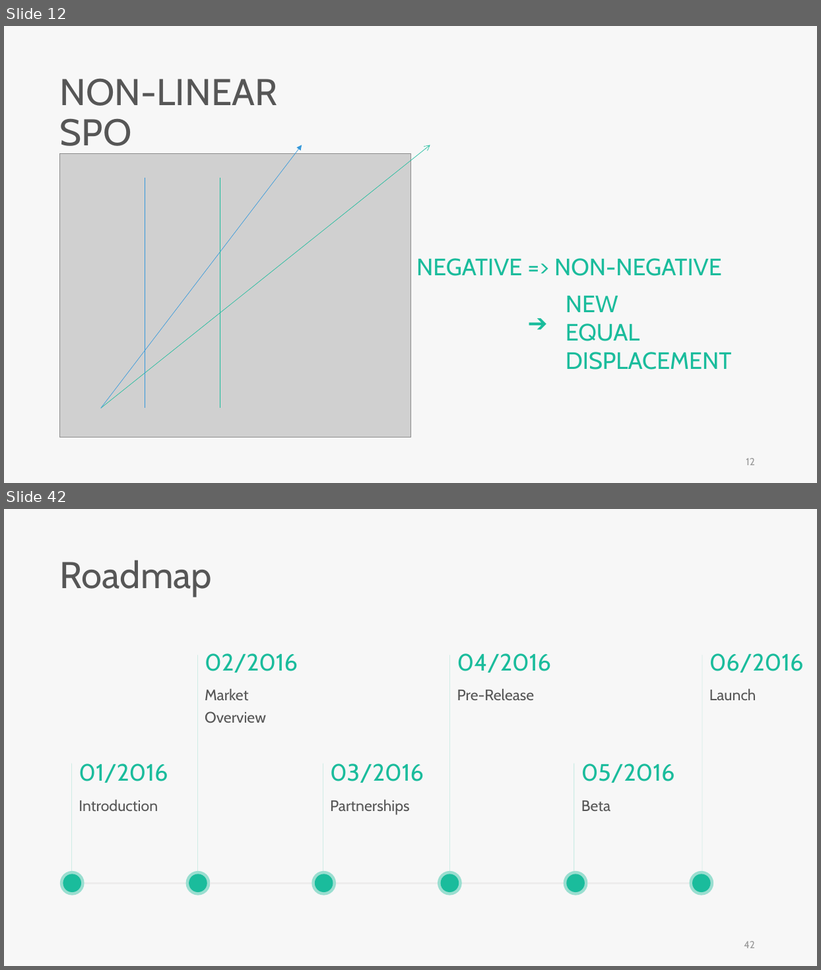
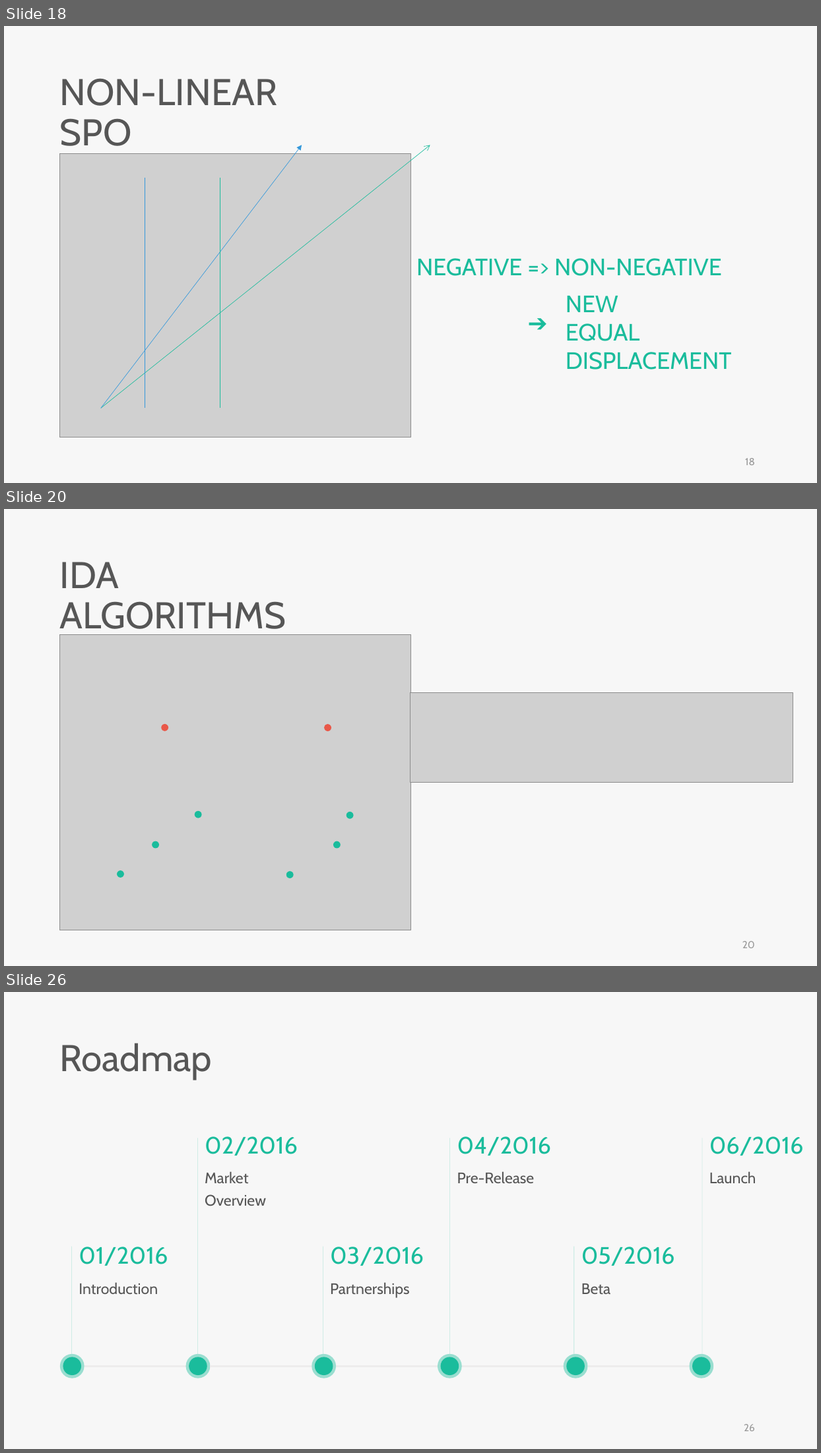
Before and after one commit to skyran1278/VbaProject, a slide deck: 20180126_SmartSplice/20180901_Meeting/Incremental dynamic analysis.pptx. Shown one above the other, each under a label of ours: slides 12 and 42 before the commit, slides 18, 20 and 26 after it; the slides between them are not shown. The pictures are 821x970 and 821x1453 pixels, drawn with LibreOffice and Linux fonts; fonts in the diff are those of the drawing; grey boxes stand for pictures. Boxes give left, top, right and bottom in pixels: in the first picture for what was removed or moved away, otherwise in the second. Text is boxed around its words. In the diff, an @@ line names an element or a change of style, - is before the commit and + after.

```diff
--- a/20180126_SmartSplice/20180901_Meeting/Incremental dynamic analysis.pptx
+++ b/20180126_SmartSplice/20180901_Meeting/Incremental dynamic analysis.pptx
@@ slide 20 added at (x1=4, y1=509, x2=817, y2=966), background #F7F7F7 @@
@@ text added at (x1=60, y1=562, x2=286, y2=635), 44 pt, text #565656 @@
+IDA ALGORITHMS
@@ picture added at (x1=60, y1=634, x2=411, y2=931) @@
@@ picture added at (x1=411, y1=692, x2=793, y2=783) @@
@@ ellipse added at (x1=161, y1=724, x2=169, y2=731), fill #E95849 @@
@@ ellipse added at (x1=324, y1=724, x2=331, y2=731), fill #E95849 @@
@@ ellipse added at (x1=194, y1=811, x2=201, y2=819), fill #1ABC9C @@
@@ ellipse added at (x1=346, y1=812, x2=354, y2=819), fill #1ABC9C @@
@@ ellipse added at (x1=152, y1=842, x2=160, y2=849), fill #1ABC9C @@
@@ ellipse added at (x1=333, y1=842, x2=341, y2=849), fill #1ABC9C @@
@@ ellipse added at (x1=117, y1=871, x2=124, y2=878), fill #1ABC9C @@
@@ ellipse added at (x1=286, y1=871, x2=294, y2=879), fill #1ABC9C @@
@@ page number added at (x1=743, y1=941, x2=755, y2=949), 12 pt, text #9A9A9A @@
+20
@@ what was slide 12 is now slide 18 @@
@@ page number at (x1=745, y1=458, x2=755, y2=466): text changed @@
-12
+18
@@ what was slide 42 is now slide 26 @@
@@ page number at (x1=744, y1=1424, x2=755, y2=1432): text changed @@
-42
+26
```
Also in this commit, not shown: 4 slides changed, 13 other slides added, 1 other file.
